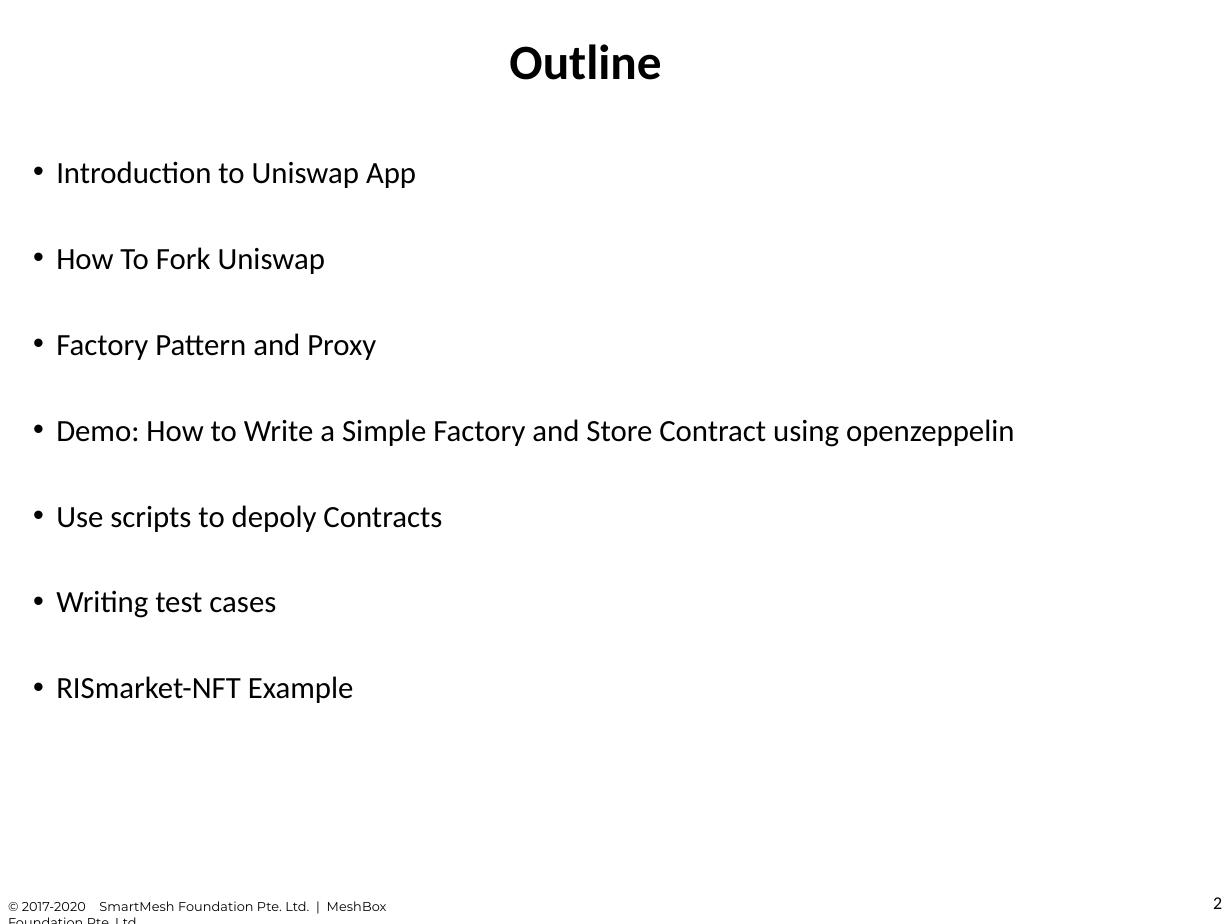
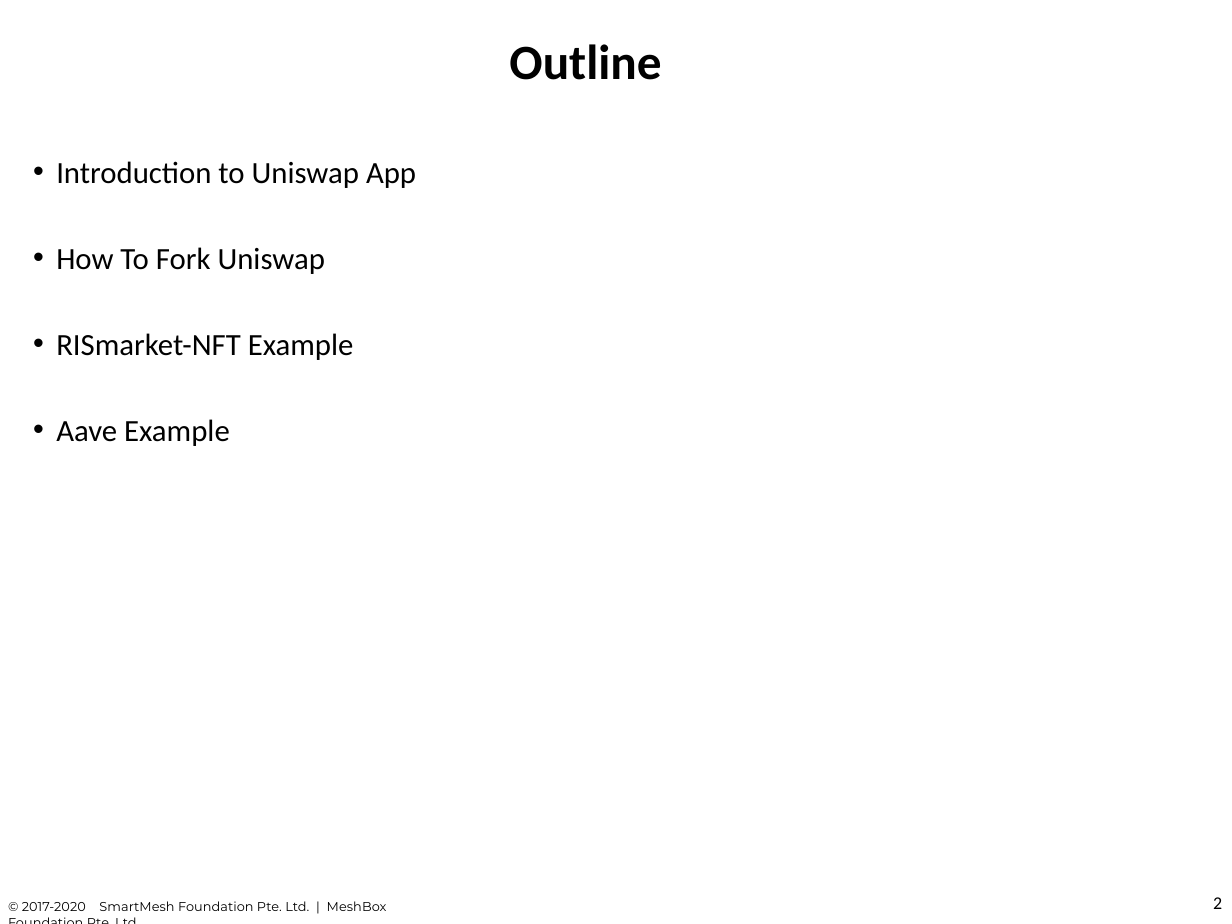
Before and after one commit to chuacw/SGUS-Slides, a slide deck: slide 2 of BCI - Batch2 - Day14 - DeFi 1.pptx. Drawn at 1232x924 pixels with LibreOffice and Linux fonts; fonts in the diff are those of the drawing. Boxes give left, top, right and bottom in pixels: in the first picture for what was removed or moved away, otherwise in the second. Text is boxed around its words. In the diff, an @@ line names an element or a change of style, - is before the commit and + after.

```diff
--- a/BCI - Batch2 - Day14 - DeFi 1.pptx
+++ b/BCI - Batch2 - Day14 - DeFi 1.pptx
@@ text at <box>56,333,1015,618</box>: paragraphs removed @@
-• Factory Pattern and Proxy
-• Demo: How to Write a Simple Factory and Store Contract using openzeppelin
-• Use scripts to depoly Contracts
-• Writing test cases
@@ text at <box>56,419,230,446</box>: paragraph added @@
+• Aave Example
```
Also in this commit, not shown: 1 other slide changed, 3 slides added, 1 slide removed, 3 other files.
